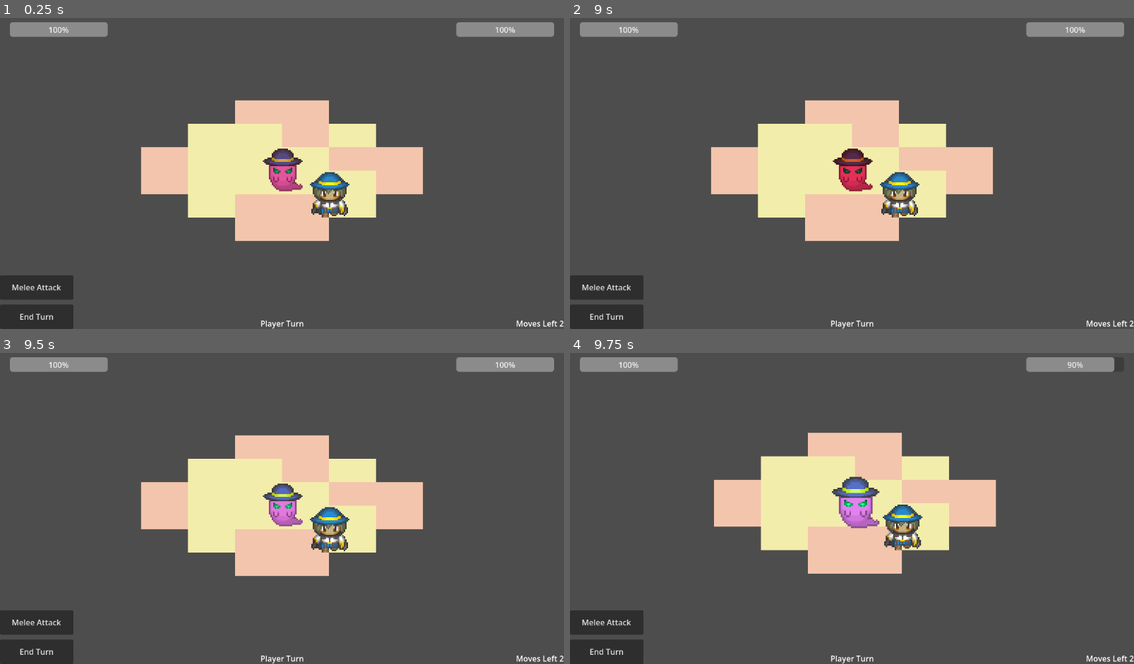
Above: before the commit, frames 1-4 (two rows, left to right).
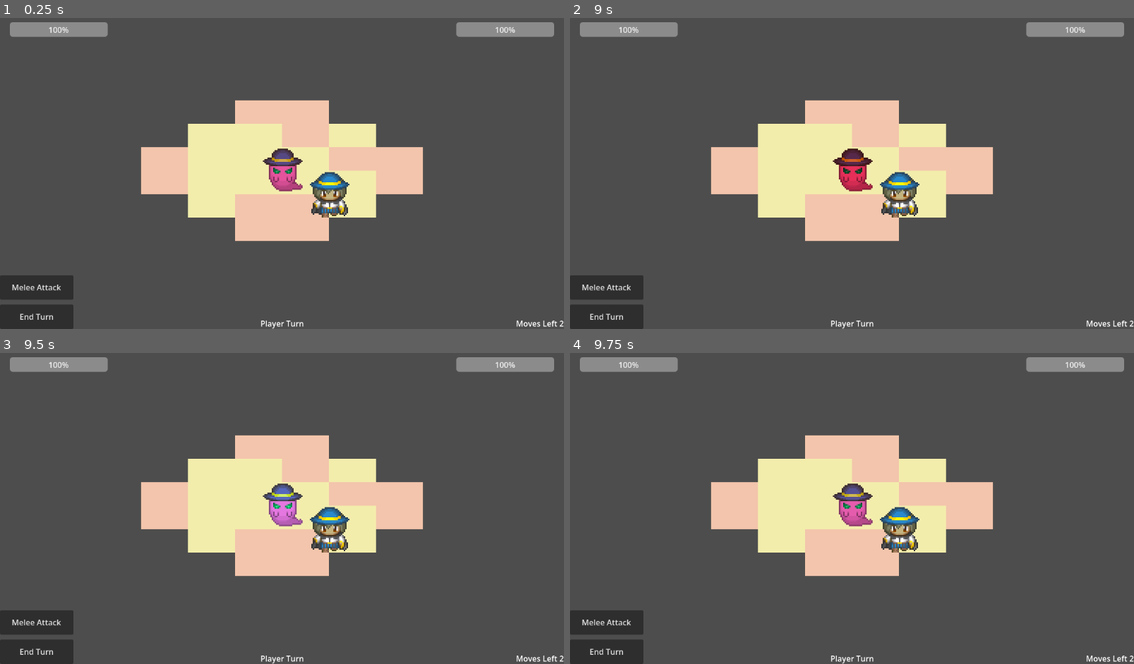
Above: after the commit, the same moments.

Repository: bowman290/turn-based
Game: Godot game, scene res://scenes/levels/battle.tscn
Two runs of this game, one before a commit and one after it. Both use one fixed random seed, a clock stepped at 60 frames per second and the inputs below.
Inputs (mouse positions are in pixels of both pictures, inside the frame that each line leads up to):
- Up to frame 1 (0.25 s): no input
- Up to frame 2 (9 s): click "End Turn" at 0.5 s; click "Melee Attack" at 1.25 s; click "End Turn" at 2 s; click "Melee Attack" at 2.75 s; click "End Turn" at 3.5 s; click "Melee Attack" at 4.25 s; move the mouse to (976, 154) at 5.02 s; click (976, 154) at 5.17 s; move the mouse to (739, 185) at 5.77 s; click (739, 185) at 5.92 s; move the mouse to (908, 101) at 6.52 s; click (908, 101) at 6.67 s; move the mouse to (823, 232) at 7.27 s; click (823, 232) at 7.42 s; move the mouse to (1021, 217) at 8.02 s; click (1021, 217) at 8.17 s; move the mouse to (682, 123) at 8.77 s; click (682, 123) at 8.92 s
- Up to frame 3 (9.5 s): no input
- Up to frame 4 (9.75 s): move the mouse to (880, 505) at 9.52 s; click (880, 505) at 9.67 s

Frames 1-3 are identical in both runs. In frame 4, 3.7% of the frame differs, in the area x 25-99%, y 1-72%.

Commit message:
Refactor state machine into separate battle and player machines
Splits the single state machine into BattleStateMachine (turn flow:
PlayerTurn/EnemyTurn) and PlayerStateMachine (player actions:
Idle/Moving/Attacking/Targetting). PlayerTurn connects to the
player_state_machine.turn_ended signal to hand off to EnemyTurn,
keeping the two machines decoupled.

Co-Authored-By: Claude Sonnet 4.6 <noreply@anthropic.com>

Diff:
--- a/scenes/levels/battle.tscn
+++ b/scenes/levels/battle.tscn
@@ -5,11 +5,14 @@
 [ext_resource type="PackedScene" uid="uid://em3g6dwjroei" path="res://scenes/players/enemy.tscn" id="3_1b7gj"]
 [ext_resource type="PackedScene" uid="uid://nguhmct08dm" path="res://scenes/players/player.tscn" id="3_e4qoq"]
 [ext_resource type="Texture2D" uid="uid://cgntvapl15ift" path="res://assets/battle/tile_placeholder_alt.png" id="3_fe5fq"]
-[ext_resource type="Script" uid="uid://dh1y5glf53m7n" path="res://scripts/battle/state_machine.gd" id="4_smgd"]
-[ext_resource type="Script" uid="uid://xahs7caaf0oj" path="res://scripts/battle/states/player_idle.gd" id="5_idle"]
-[ext_resource type="Script" uid="uid://cycxgi2xts1h" path="res://scripts/battle/states/player_moving.gd" id="6_move"]
-[ext_resource type="Script" uid="uid://tjvvqkoijul0" path="res://scripts/battle/states/enemy_turn.gd" id="7_eturn"]
-[ext_resource type="Script" uid="uid://d3c7k8ivf3x20" path="res://scripts/battle/states/player_attacking.gd" id="10_agy47"]
+[ext_resource type="Script" uid="uid://dh1y5glf53m7n" path="res://scripts/battle/states/player/player_state_machine.gd" id="4_smgd"]
+[ext_resource type="Script" uid="uid://xahs7caaf0oj" path="res://scripts/battle/states/player/player_idle.gd" id="5_idle"]
+[ext_resource type="Script" uid="uid://cycxgi2xts1h" path="res://scripts/battle/states/player/player_moving.gd" id="6_move"]
+[ext_resource type="Script" uid="uid://tjvvqkoijul0" path="res://scripts/battle/states/battle/enemy_turn.gd" id="7_eturn"]
+[ext_resource type="Script" uid="uid://d3c7k8ivf3x20" path="res://scripts/battle/states/player/player_attacking.gd" id="10_agy47"]
+[ext_resource type="Script" uid="uid://cn0ix8vmgicsf" path="res://scripts/battle/states/player/player_targetting.gd" id="11_hvj0s"]
+[ext_resource type="Script" uid="uid://c1pcupl63noin" path="res://scripts/battle/states/battle/battle_state_machine.gd" id="11_xrcln"]
+[ext_resource type="Script" uid="uid://dcsmjpfg62jut" path="res://scripts/battle/states/battle/player_turn.gd" id="13_k3iqn"]
 
 [sub_resource type="TileSetAtlasSource" id="TileSetAtlasSource_qanq6"]
 texture = ExtResource("1_el1q8")
@@ -48,27 +51,38 @@
 [node name="PlayerStateMachine" type="Node" parent="." unique_id=567891234]
 script = ExtResource("4_smgd")
 
-[node name="PlayerIdle" type="Node" parent="PlayerStateMachine" unique_id=234567891 node_paths=PackedStringArray("battle", "state_machine")]
+[node name="PlayerIdle" type="Node" parent="PlayerStateMachine" unique_id=234567891 node_paths=PackedStringArray("battle", "player_state_machine")]
 script = ExtResource("5_idle")
 battle = NodePath("../..")
-state_machine = NodePath("..")
+player_state_machine = NodePath("..")
 
-[node name="PlayerMoving" type="Node" parent="PlayerStateMachine" unique_id=891234567 node_paths=PackedStringArray("battle", "state_machine")]
+[node name="PlayerMoving" type="Node" parent="PlayerStateMachine" unique_id=891234567 node_paths=PackedStringArray("battle", "player_state_machine")]
 script = ExtResource("6_move")
 battle = NodePath("../..")
-state_machine = NodePath("..")
+player_state_machine = NodePath("..")
 
-[node name="EnemyTurn" type="Node" parent="PlayerStateMachine" unique_id=345678912 node_paths=PackedStringArray("battle", "state_machine")]
+[node name="PlayerAttacking" type="Node" parent="PlayerStateMachine" unique_id=141653443 node_paths=PackedStringArray("battle", "player_state_machine")]
+script = ExtResource("10_agy47")
+battle = NodePath("../..")
+player_state_machine = NodePath("..")
+
+[node name="PlayerTargetting" type="Node" parent="PlayerStateMachine" unique_id=673821373 node_paths=PackedStringArray("battle", "player_state_machine")]
+script = ExtResource("11_hvj0s")
+battle = NodePath("../..")
+player_state_machine = NodePath("..")
+
+[node name="BattleStateMachine" type="Node" parent="." unique_id=359647719]
+script = ExtResource("11_xrcln")
+
+[node name="EnemyTurn" type="Node" parent="BattleStateMachine" unique_id=345678912 node_paths=PackedStringArray("battle", "battle_state_machine")]
 script = ExtResource("7_eturn")
 battle = NodePath("../..")
-state_machine = NodePath("..")
+battle_state_machine = NodePath("..")
 
-[node name="PlayerAttacking" type="Node" parent="PlayerStateMachine" unique_id=141653443 node_paths=PackedStringArray("battle", "state_machine")]
-script = ExtResource("10_agy47")
+[node name="PlayerTurn" type="Node" parent="BattleStateMachine" unique_id=534625213 node_paths=PackedStringArray("battle", "battle_state_machine")]
+script = ExtResource("13_k3iqn")
 battle = NodePath("../..")
-state_machine = NodePath("..")
-
-[node name="PlayerTargetting" type="Node" parent="PlayerStateMachine" unique_id=673821373]
+battle_state_machine = NodePath("..")
 
 [node name="UI" type="CanvasLayer" parent="." unique_id=84154078]
 
--- a/scripts/battle/battle.gd
+++ b/scripts/battle/battle.gd
@@ -3,7 +3,8 @@
 @onready var grid_tiles = $GridTiles
 @onready var player = $Player
 @onready var enemy = $Enemy
-@onready var state_machine = $PlayerStateMachine
+@onready var player_state_machine = $PlayerStateMachine
+@onready var battle_state_machine = $BattleStateMachine
 
 @export var max_player_health: int = 100
 @export var max_enemy_health: int = 100
@@ -36,13 +37,13 @@
 	update_health(enemy_health_bar, enemy_health)
 	moves_label.text = "Moves Left " + str(player_moves)
 
-	state_machine.transition_to(state_machine.player_idle)
+	battle_state_machine.transition_to(battle_state_machine.player_turn)
 
 func _unhandled_input(event: InputEvent) -> void:
-	state_machine.handle_input(event)
+	player_state_machine.handle_input(event)
 
 func end_turn() -> void:
-	state_machine.transition_to(state_machine.enemy_turn)
+	player_state_machine.turn_ended.emit()
 
 func subtract_moves(moves: int) -> void:
 	player_moves -= moves
@@ -63,8 +64,6 @@
 
 func update_enemy_position() -> void:
 	enemy.position = grid_tiles.map_to_local(enemy_grid_pos)
-
-
 
 func update_target_highlights() -> void:
 	var enemy_targetable = is_adjacent_space(player_grid_pos, enemy_grid_pos) and !player_has_attacked and enemy_health > 0
--- /dev/null
+++ b/scripts/battle/states/battle/battle_base_state.gd
@@ -0,0 +1,14 @@
+class_name BattleBaseState
+extends Node
+
+@export var battle: Node
+@export var battle_state_machine: Node
+
+func enter() -> void:
+	pass
+
+func exit() -> void:
+	pass
+
+func handle_input(_event: InputEvent) -> void:
+	pass
--- a/scripts/battle/state_machine.gd
+++ b/scripts/battle/states/battle/battle_state_machine.gd
@@ -2,11 +2,8 @@
 
 var current_state: Node
 
-@onready var player_idle = $PlayerIdle
-@onready var player_moving = $PlayerMoving
-@onready var player_attacking = $PlayerAttacking
+@onready var player_turn = $PlayerTurn
 @onready var enemy_turn = $EnemyTurn
-@onready var player_targetting = $PlayerTargetting
 
 func transition_to(new_state: Node) -> void:
 	if current_state:
--- a/scripts/battle/states/enemy_turn.gd
+++ b/scripts/battle/states/battle/enemy_turn.gd
@@ -1,4 +1,4 @@
-extends "res://scripts/battle/states/base_state.gd"
+extends BattleBaseState
 
 func enter() -> void:
 	battle.update_turn_label("Enemy Turn")
@@ -9,6 +9,5 @@
 
 func _run() -> void:
 	await battle.get_tree().create_timer(1.0).timeout
-	# Guard against transition being called again before timer fires
-	if state_machine.current_state == self:
-		state_machine.transition_to(state_machine.player_idle)
+	if battle_state_machine.current_state == self:
+		battle_state_machine.transition_to(battle_state_machine.player_turn)
--- /dev/null
+++ b/scripts/battle/states/battle/player_turn.gd
@@ -0,0 +1,11 @@
+extends BattleBaseState
+
+func enter() -> void:
+	battle.player_state_machine.turn_ended.connect(_on_turn_ended)
+	battle.player_state_machine.transition_to(battle.player_state_machine.player_idle)
+
+func exit() -> void:
+	battle.player_state_machine.turn_ended.disconnect(_on_turn_ended)
+
+func _on_turn_ended() -> void:
+	battle_state_machine.transition_to(battle_state_machine.enemy_turn)
--- a/scripts/battle/states/player_attacking.gd
+++ b/scripts/battle/states/player/player_attacking.gd
@@ -1,4 +1,4 @@
-extends "res://scripts/battle/states/base_state.gd"
+extends PlayerBaseState
 
 var target_grid_pos: Vector2i
 
--- a/scripts/battle/states/base_state.gd
+++ b/scripts/battle/states/player/player_base_state.gd
@@ -1,8 +1,8 @@
-class_name BaseState
+class_name PlayerBaseState
 extends Node
 
 @export var battle: Node
-@export var state_machine: Node
+@export var player_state_machine: Node
 
 func enter() -> void:
 	pass
--- a/scripts/battle/states/player_idle.gd
+++ b/scripts/battle/states/player/player_idle.gd
@@ -1,4 +1,4 @@
-extends "res://scripts/battle/states/base_state.gd"
+extends PlayerBaseState
 
 func enter() -> void:
 	battle.update_turn_label("Player Turn")
@@ -13,7 +13,7 @@
 			return
 
 		if grid_pos == battle.enemy_grid_pos:
-			_try_attack()
+			player_state_machine.transition_to(player_state_machine.player_targetting)
 		else:
 			_try_move(grid_pos)
 
@@ -23,7 +23,7 @@
 	if battle.player_has_attacked:
 		return
 	#change to attack state
-	state_machine.transition_to(state_machine.player_attacking)
+	player_state_machine.transition_to(player_state_machine.player_attacking)
 
 
 func _try_move(grid_pos: Vector2i) -> void:
@@ -33,5 +33,5 @@
 	if not battle.is_adjacent_space(battle.player_grid_pos, grid_pos):
 		print("Can only move to adjacent tiles")
 		return
-	state_machine.player_moving.target_grid_pos = grid_pos
-	state_machine.transition_to(state_machine.player_moving)
+	player_state_machine.player_moving.target_grid_pos = grid_pos
+	player_state_machine.transition_to(player_state_machine.player_moving)
--- a/scripts/battle/states/player_moving.gd
+++ b/scripts/battle/states/player/player_moving.gd
@@ -1,4 +1,4 @@
-extends "res://scripts/battle/states/base_state.gd"
+extends PlayerBaseState
 
 var target_grid_pos: Vector2i
 
@@ -11,4 +11,4 @@
 
 func _on_move_finished() -> void:
 	battle.subtract_moves(1)
-	state_machine.transition_to(state_machine.player_idle)
+	player_state_machine.transition_to(player_state_machine.player_idle)
--- /dev/null
+++ b/scripts/battle/states/player/player_state_machine.gd
@@ -0,0 +1,20 @@
+extends Node
+
+signal turn_ended
+
+var current_state: Node
+
+@onready var player_idle = $PlayerIdle
+@onready var player_moving = $PlayerMoving
+@onready var player_attacking = $PlayerAttacking
+@onready var player_targetting = $PlayerTargetting
+
+func transition_to(new_state: Node) -> void:
+	if current_state:
+		current_state.exit()
+	current_state = new_state
+	current_state.enter()
+
+func handle_input(event: InputEvent) -> void:
+	if current_state:
+		current_state.handle_input(event)
--- /dev/null
+++ b/scripts/battle/states/player/player_targetting.gd
@@ -0,0 +1,4 @@
+extends PlayerBaseState
+
+func enter() -> void:
+	print('enter target mode')
Not shown, added: scripts/battle/states/battle/battle_base_state.gd.uid
Not shown, added: scripts/battle/states/battle/battle_state_machine.gd.uid
Renamed: scripts/battle/states/enemy_turn.gd.uid -> scripts/battle/states/battle/enemy_turn.gd.uid
Not shown, added: scripts/battle/states/battle/player_turn.gd.uid
Renamed: scripts/battle/states/player_attacking.gd.uid -> scripts/battle/states/player/player_attacking.gd.uid
Renamed: scripts/battle/states/base_state.gd.uid -> scripts/battle/states/player/player_base_state.gd.uid
Renamed: scripts/battle/states/player_idle.gd.uid -> scripts/battle/states/player/player_idle.gd.uid
Renamed: scripts/battle/states/player_moving.gd.uid -> scripts/battle/states/player/player_moving.gd.uid
Renamed: scripts/battle/state_machine.gd.uid -> scripts/battle/states/player/player_state_machine.gd.uid
Not shown, added: scripts/battle/states/player/player_targetting.gd.uid
